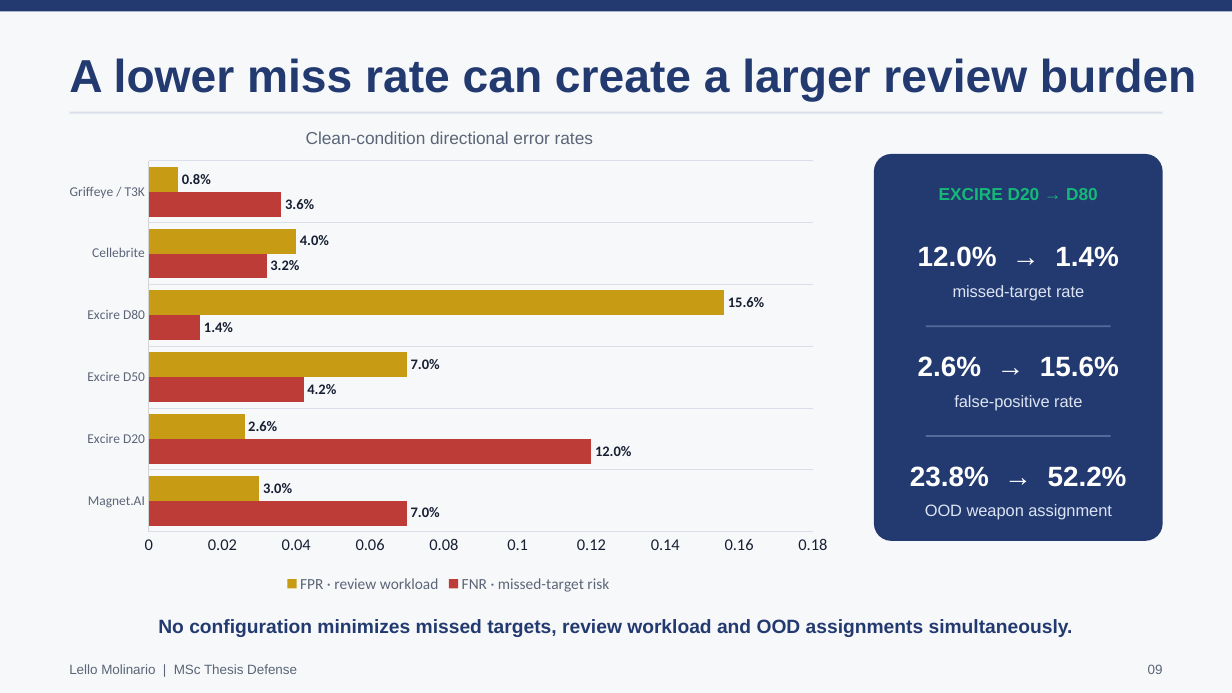
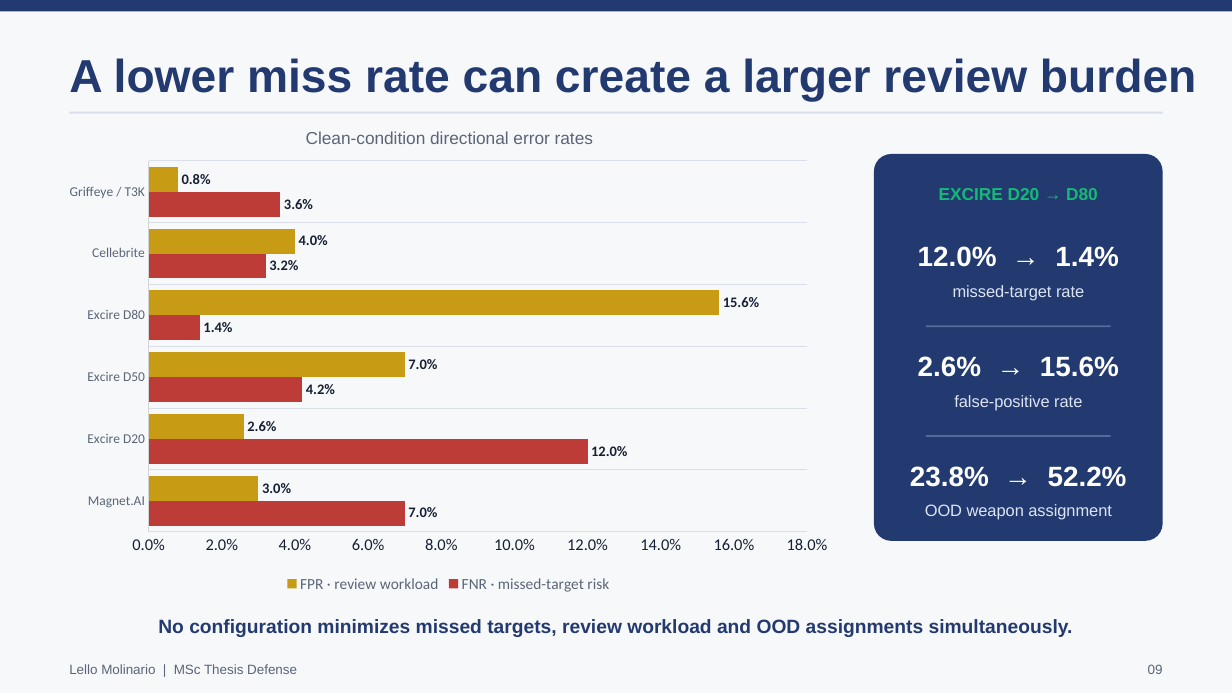
Before and after one commit to lmolinario/msc-thesis-ai-robustness-in-digital-forensics, a slide deck: slide 9 of docs/slides/Molinario_Thesis_Defense_2026.pptx. Drawn at 1232x693 pixels with LibreOffice and Linux fonts; fonts in the diff are those of the drawing. Boxes give left, top, right and bottom in pixels: in the first picture for what was removed or moved away, otherwise in the second. Text is boxed around its words. In the diff, an @@ line names an element or a change of style, - is before the commit and + after.

```diff
--- a/docs/slides/Molinario_Thesis_Defense_2026.pptx
+++ b/docs/slides/Molinario_Thesis_Defense_2026.pptx
@@ bar chart at [54, 152, 843, 597] @@
@@ category axis changed @@
@@ value axis changed @@
```
Also in this commit, not shown: 3 other slides changed, 1 other file.
